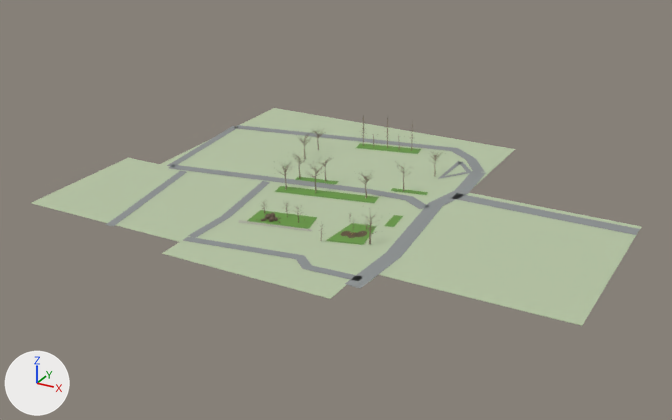
The glTF model web/public/map-review/runtime/landscape-far.glb: old version first, new version second.
Before and after are seen from a camera (50 mm lens) standing at (136.3, -269.4, 119.3) and looking at (0.6, -22.6, -4.1). Every picture has the same lights, and +X, +Y and +Z are marked at lower left. The older version comes first. Where no turn or scale is listed for an object, it has been applied to the vertices.

The older version as bpy lines, for what is in view:
```python
me_detail_沥青道路 = bpy.data.meshes.new('detail 沥青道路')
me_detail_沥青道路.from_pydata(...)  # 60 vertices, 42 faces; spans x -82.0..82.0, y -59.0..59.0, z 0.0
me_detail_沥青道路.materials.append(mat_沥青道路)  # grey #8e9393
me_garden_庭院草坪 = bpy.data.meshes.new('garden 庭院草坪')
me_garden_庭院草坪.from_pydata(...)  # 56 vertices, 84 faces; spans x -24.0..24.0, y -43.2..43.2, z -0.1..0.1
me_garden_庭院草坪.materials.append(mat_庭院草坪)  # green #699942
me_ground_地图绿地 = bpy.data.meshes.new('ground 地图绿地')
me_ground_地图绿地.from_pydata(...)  # 28 vertices, 52 faces; spans x -89.0..89.0, y -67.0..67.0, z 0.0
me_ground_地图绿地.materials.append(mat_地图绿地)  # greyish green #b8c7a6
ob_detail_沥青道路 = bpy.data.objects.new('detail 沥青道路', me_detail_沥青道路)
ob_detail_沥青道路.location = (10.8, -16.6, 0.0)
ob_garden_庭院草坪 = bpy.data.objects.new('garden 庭院草坪', me_garden_庭院草坪)
ob_garden_庭院草坪.location = (2.9, -9.1, 0.1)
ob_ground_地图绿地 = bpy.data.objects.new('ground 地图绿地', me_ground_地图绿地)
ob_ground_地图绿地.location = (4.3, -15.4, -0.1)
```
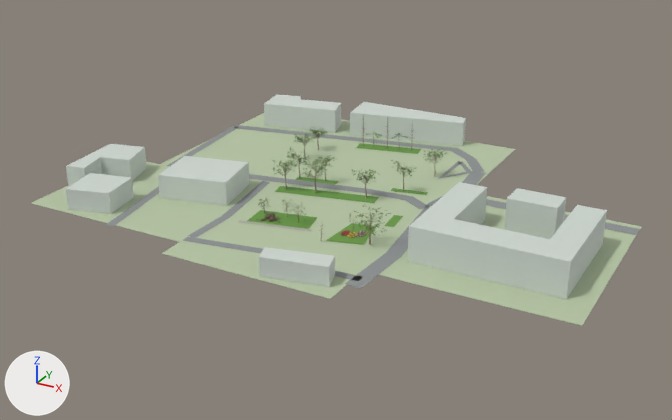
Patch to the scene script:
```diff
--- a/web/public/map-review/runtime/landscape-far.glb.py
+++ b/web/public/map-review/runtime/landscape-far.glb.py
@@ mat_邻楼简模 @@
+mat_邻楼简模 = principled_material('邻楼简模')
+mat_邻楼简模.base_color = (0.63, 0.69, 0.64)  # light grey #d0d8d1
+mat_邻楼简模.roughness = 0.75
@@ me_56_邻楼简模 @@
+me_56_邻楼简模.from_pydata(...)  # 28 vertices, 48 faces; spans x -22.8..22.8, y -20.6..20.6, z -5.5..5.5
+me_56_邻楼简模.materials.append(mat_邻楼简模)  # light grey #d0d8d1
@@ me_52_邻楼简模 @@
+me_52_邻楼简模.from_pydata([(-8.9, -5.3, -3.0), (-10.8, 0.5, -3.0), (8.9, 5.3, -3.0), (10.8, -1.4, -3.0), (-10.8, 0.5, 3.0), (-8.9, -5.3, 3.0), (10.8, -1.4, 3.0), (8.9, 5.3, 3.0)], [], [(0, 1, 2), (0, 2, 3), (4, 5, 6), (4, 6, 7), (1, 4, 7), (1, 7, 2), (2, 7, 6), (2, 6, 3), (3, 6, 5), (3, 5, 0), (0, 5, 4), (0, 4, 1)])
+me_52_邻楼简模.materials.append(mat_邻楼简模)  # light grey #d0d8d1
@@ me_50_邻楼简模 @@
+me_50_邻楼简模.from_pydata([(-9.8, -12.0, -4.0), (-13.2, 6.7, -4.0), (9.4, 12.0, -4.0), (13.2, -6.7, -4.0), (-13.2, 6.7, 4.0), (-9.8, -12.0, 4.0), (13.2, -6.7, 4.0), (9.4, 12.0, 4.0)], [], [(0, 1, 2), (0, 2, 3), (4, 5, 6), (4, 6, 7), (1, 4, 7), (1, 7, 2), (2, 7, 6), (2, 6, 3), (3, 6, 5), (3, 5, 0), (0, 5, 4), (0, 4, 1)])
+me_50_邻楼简模.materials.append(mat_邻楼简模)  # light grey #d0d8d1
@@ me_48_邻楼简模 @@
+me_48_邻楼简模.from_pydata([(-5.8, -8.9, -3.5), (-8.6, 5.5, -3.5), (6.2, 8.9, -3.5), (8.6, -5.0, -3.5), (-8.6, 5.5, 3.5), (-5.8, -8.9, 3.5), (8.6, -5.0, 3.5), (6.2, 8.9, 3.5)], [], [(0, 1, 2), (0, 2, 3), (4, 5, 6), (4, 6, 7), (1, 4, 7), (1, 7, 2), (2, 7, 6), (2, 6, 3), (3, 6, 5), (3, 5, 0), (0, 5, 4), (0, 4, 1)])
+me_48_邻楼简模.materials.append(mat_邻楼简模)  # light grey #d0d8d1
@@ me_47_邻楼简模 @@
+me_47_邻楼简模.from_pydata(...)  # 12 vertices, 20 faces; spans x -8.4..8.4, y -13.7..13.7, z -4.0..4.0
+me_47_邻楼简模.materials.append(mat_邻楼简模)  # light grey #d0d8d1
@@ me_45_邻楼简模 @@
+me_45_邻楼简模.from_pydata([(-20.6, -7.7, -4.5), (-22.6, 7.7, -4.5), (21.1, 7.7, -4.5), (22.6, 1.4, -4.5), (-22.6, 7.7, 4.5), (-20.6, -7.7, 4.5), (22.6, 1.4, 4.5), (21.1, 7.7, 4.5)], [], [(0, 1, 2), (0, 2, 3), (4, 5, 6), (4, 6, 7), (1, 4, 7), (1, 7, 2), (2, 7, 6), (2, 6, 3), (3, 6, 5), (3, 5, 0), (0, 5, 4), (0, 4, 1)])
+me_45_邻楼简模.materials.append(mat_邻楼简模)  # light grey #d0d8d1
@@ me_44_邻楼简模 @@
+me_44_邻楼简模.from_pydata(...)  # 12 vertices, 20 faces; spans x -15.8..15.8, y -7.9..7.9, z -4.5..4.5
+me_44_邻楼简模.materials.append(mat_邻楼简模)  # light grey #d0d8d1
@@ ob_56_邻楼简模 @@
+ob_56_邻楼简模 = bpy.data.objects.new('56 邻楼简模', me_56_邻楼简模)
+ob_56_邻楼简模.location = (63.1, -32.2, 5.5)
@@ ob_52_邻楼简模 @@
+ob_52_邻楼简模 = bpy.data.objects.new('52 邻楼简模', me_52_邻楼简模)
+ob_52_邻楼简模.location = (17.5, -75.4, 3.0)
@@ ob_50_邻楼简模 @@
+ob_50_邻楼简模 = bpy.data.objects.new('50 邻楼简模', me_50_邻楼简模)
+ob_50_邻楼简模.location = (-40.6, -37.9, 4.0)
@@ ob_48_邻楼简模 @@
+ob_48_邻楼简模 = bpy.data.objects.new('48 邻楼简模', me_48_邻楼简模)
+ob_48_邻楼简模.location = (-64.3, -62.6, 3.5)
@@ ob_47_邻楼简模 @@
+ob_47_邻楼简模 = bpy.data.objects.new('47 邻楼简模', me_47_邻楼简模)
+ob_47_邻楼简模.location = (-76.1, -44.4, 4.0)
@@ ob_45_邻楼简模 @@
+ob_45_邻楼简模 = bpy.data.objects.new('45 邻楼简模', me_45_邻楼简模)
+ob_45_邻楼简模.location = (-4.8, 43.7, 4.5)
@@ ob_44_邻楼简模 @@
+ob_44_邻楼简模 = bpy.data.objects.new('44 邻楼简模', me_44_邻楼简模)
+ob_44_邻楼简模.location = (-47.5, 37.7, 4.5)
```

Where the change shows, as pixel boxes (x1, y1, x2, y2) in the pictures (672 x 420 px):
'56 邻楼简模', added: after (408, 182, 607, 299)
'50 邻楼简模', added: after (158, 156, 249, 206)
'45 邻楼简模', added: after (350, 102, 466, 146)
'52 邻楼简模', added: after (259, 247, 335, 287)
'44 邻楼简模', added: after (264, 94, 341, 132)
'48 邻楼简模', added: after (66, 173, 134, 214)
'47 邻楼简模', added: after (66, 144, 147, 187)
